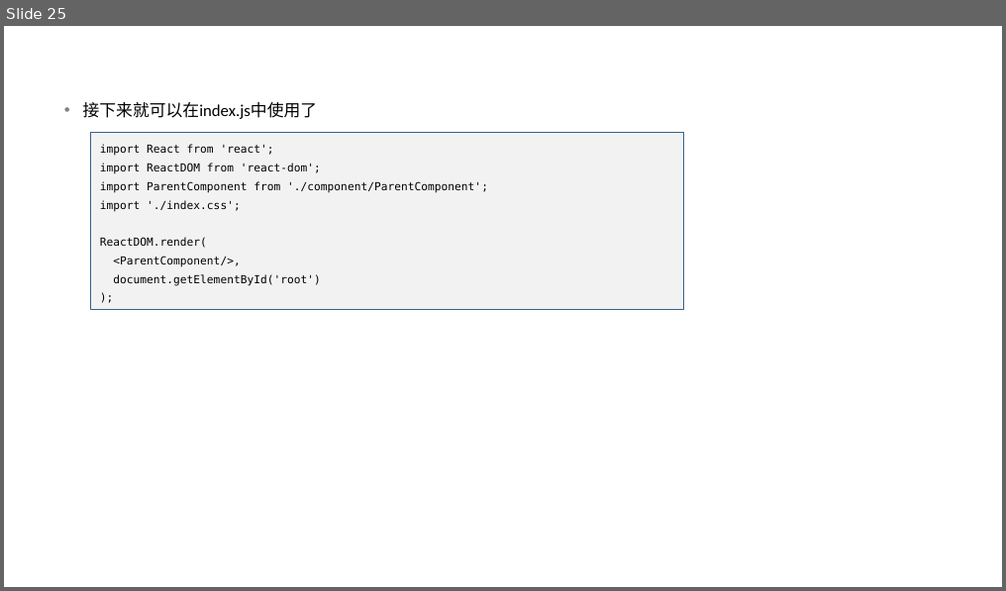
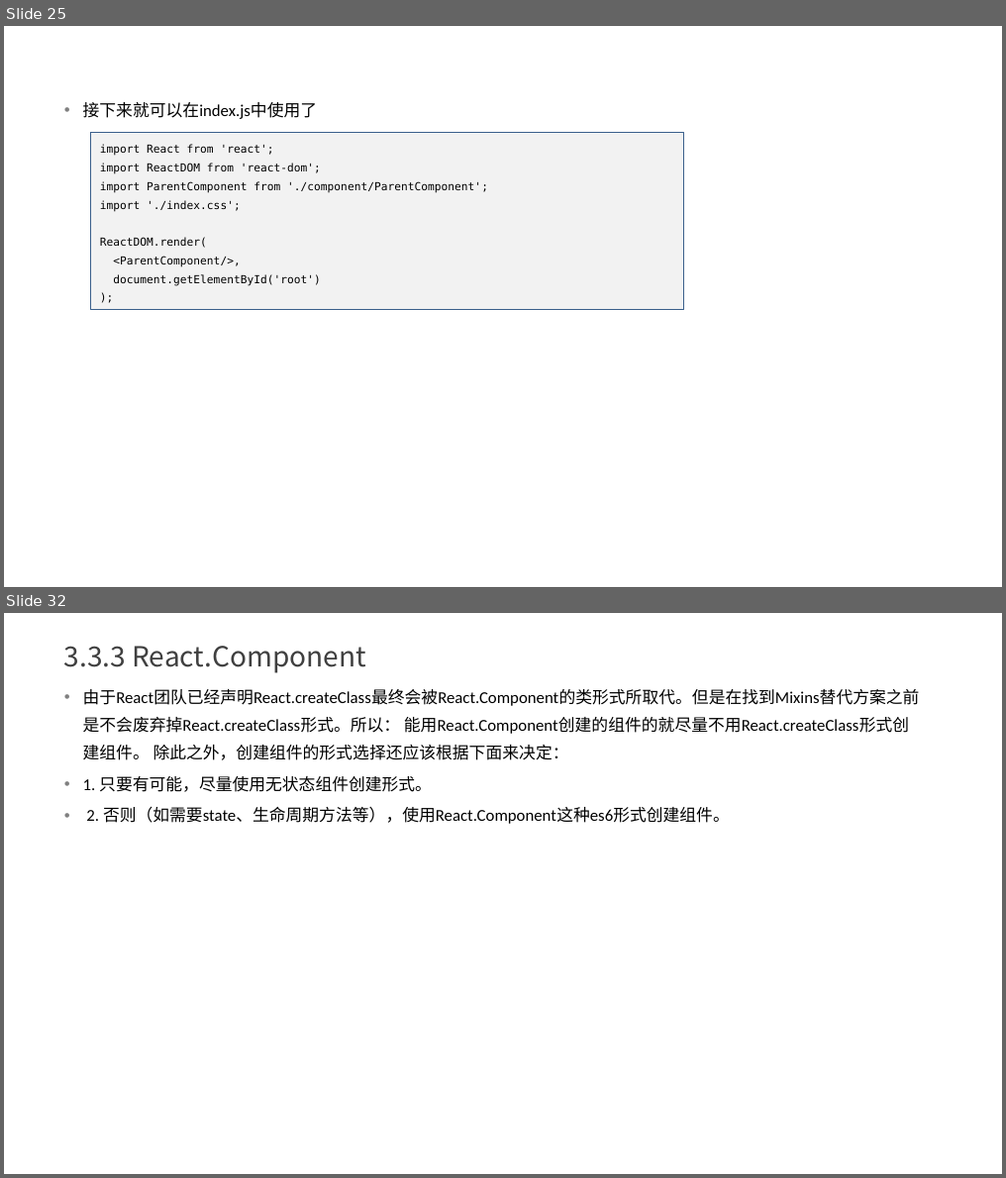
Before and after one commit to yxl2628/reactjs, a slide deck: ppt/01 React基础.pptx. Shown one above the other, each under a label of ours: slide 25 before the commit, slides 25 and 32 after it; the slides between them are not shown. The pictures are 1006x591 and 1006x1178 pixels, drawn with LibreOffice and Linux fonts; fonts in the diff are those of the drawing. Boxes give left, top, right and bottom in pixels: in the first picture for what was removed or moved away, otherwise in the second. Text is boxed around its words. In the diff, an @@ line names an element or a change of style, - is before the commit and + after.

```diff
--- a/ppt/01 React基础.pptx
+++ b/ppt/01 React基础.pptx
@@ slide 32 added at (4,613,1002,1174), background #FFFFFF @@
@@ text added at (64,646,365,673), 20 pt, text #404040 @@
+3.3.3 React.Component
@@ text added at (83,689,920,824), 12 pt, text #000000 @@
+• 由于React团队已经声明React.createClass最终会被React.Component的类形式所取代。但是在找到Mixins替代方案之前是不会废弃掉React.createClass形式。所以： 能用React.Component创建的组件的就尽量不用React.createClass形式创建组件。 除此之外，创建组件的形式选择还应该根据下面来决定：
+• 1. 只要有可能，尽量使用无状态组件创建形式。
+• 2. 否则（如需要state、生命周期方法等），使用React.Component这种es6形式创建组件。
```
Also in this commit, not shown: 2 slides changed, 5 other slides added, 1 slide removed, 1 other file.
